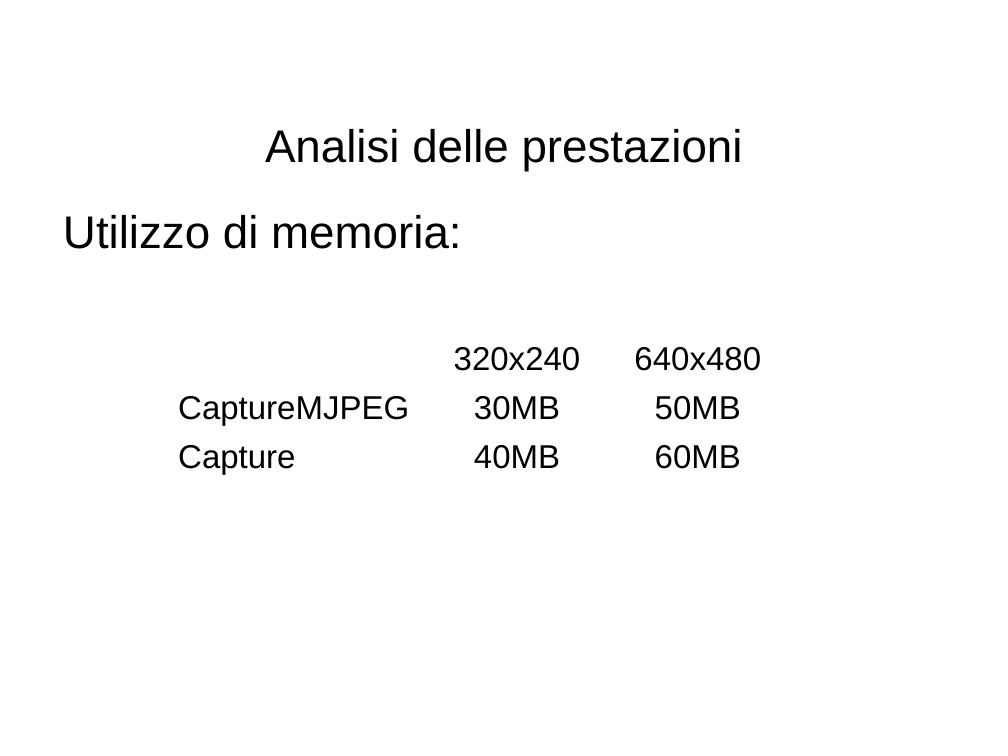
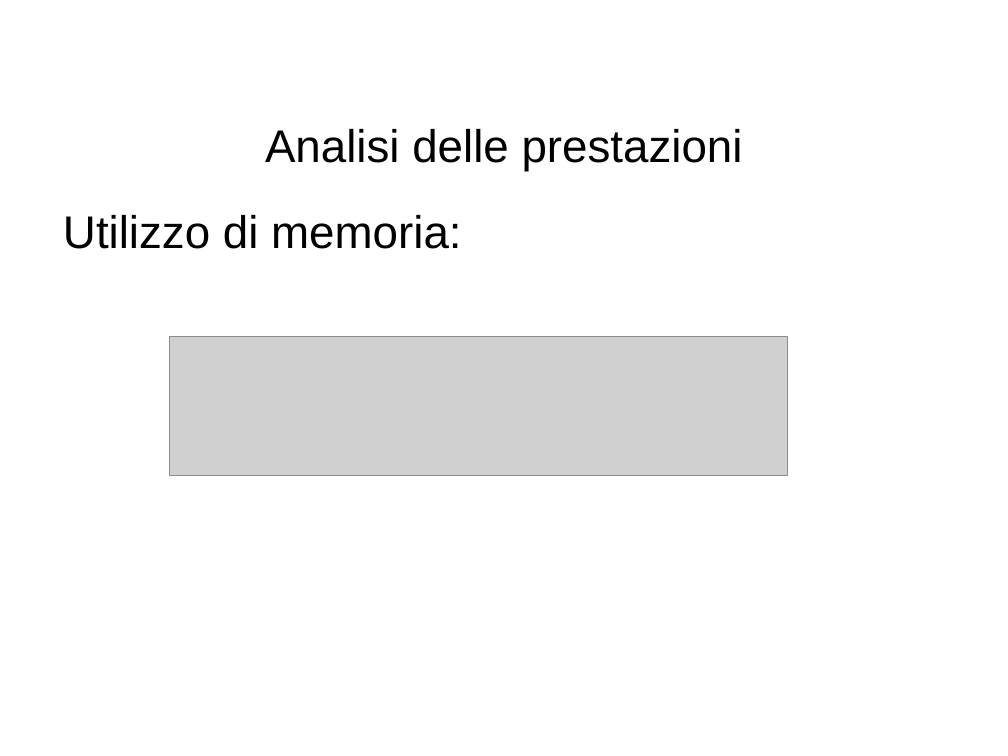
Before and after one commit to nolith/CaptureMJPEG, a slide deck: slide 19 of docs/presentazione.odp. Drawn at 1008x756 pixels with LibreOffice and Linux fonts; fonts in the diff are those of the drawing; grey boxes stand for pictures; background and template pictures are left out. Boxes give left, top, right and bottom in pixels: in the first picture for what was removed or moved away, otherwise in the second. Text is boxed around its words. In the diff, an @@ line names an element or a change of style, - is before the commit and + after.

```diff
--- a/docs/presentazione.odp
+++ b/docs/presentazione.odp
@@ table removed at [169, 337, 788, 478], 3 rows, 3 columns @@
- | 320x240 | 640x480
-CaptureMJPEG | 30MB | 50MB
-Capture | 40MB | 60MB
@@ picture added at [169, 337, 788, 477] @@
```
Also in this commit, not shown: 1 other slide changed.
